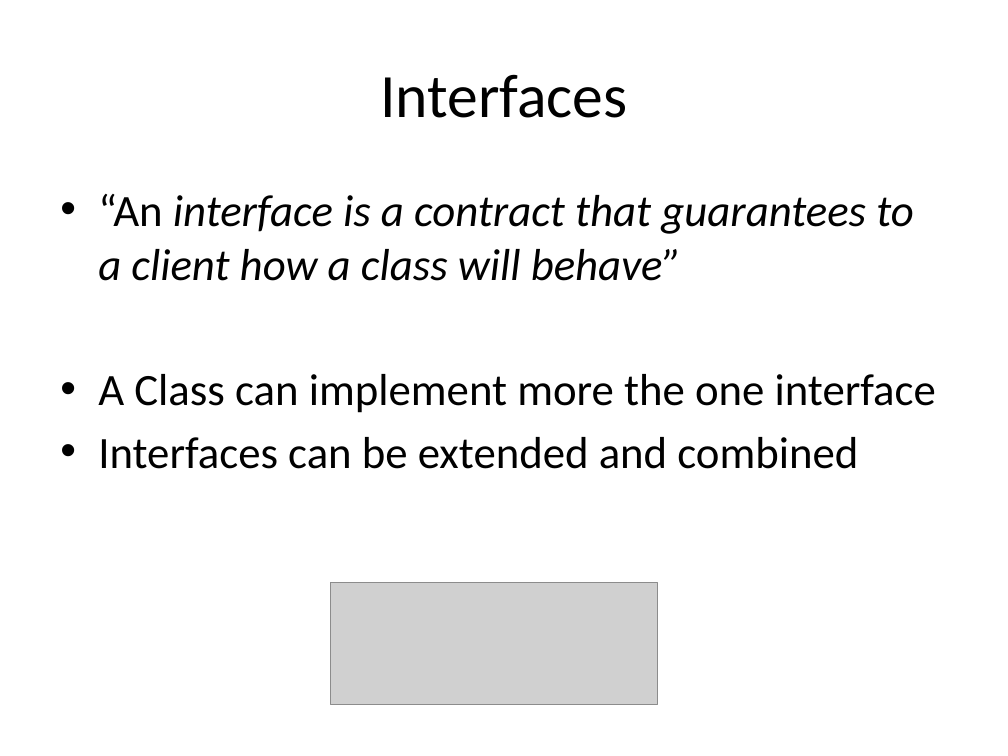
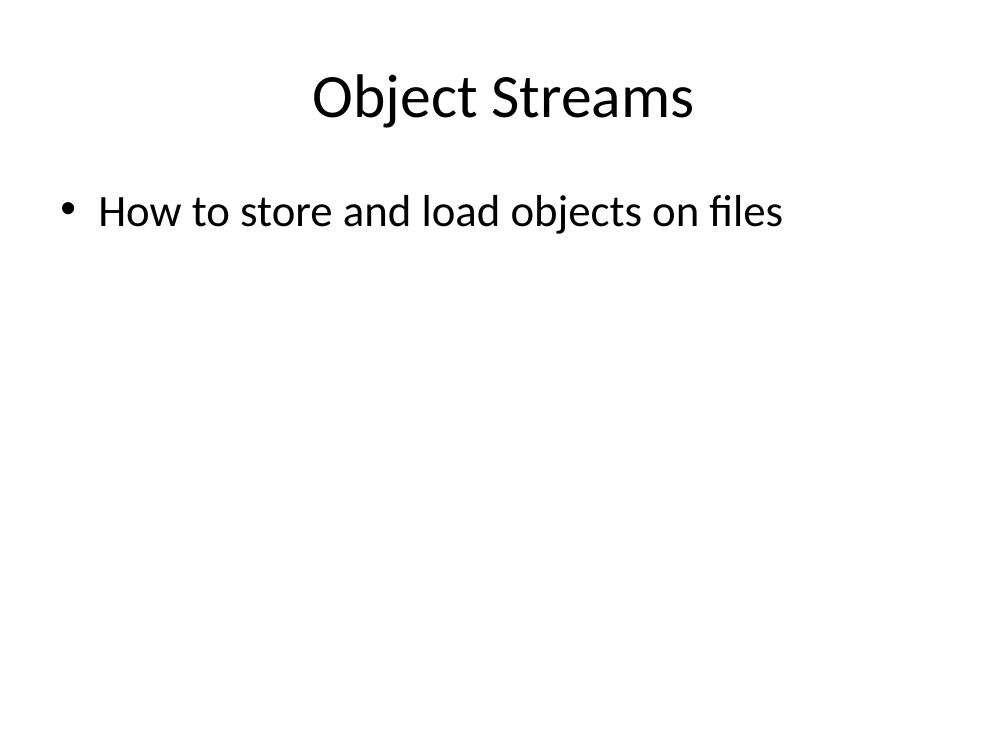
Before and after one commit to isurup/kalle-martin-group, a slide deck: slide 4 of OOPExam/04 File IO, Object Streams and Exceptions.pptx. Drawn at 1008x756 pixels with LibreOffice and Linux fonts; fonts in the diff are those of the drawing; grey boxes stand for pictures. Boxes give left, top, right and bottom in pixels: in the first picture for what was removed or moved away, otherwise in the second. Text is boxed around its words. In the diff, an @@ line names an element or a change of style, - is before the commit and + after.

```diff
--- a/OOPExam/04 File IO, Object Streams and Exceptions.pptx
+++ b/OOPExam/04 File IO, Object Streams and Exceptions.pptx
@@ title at (x1=313, y1=74, x2=695, y2=128): text changed @@
-Interfaces
+Object Streams
@@ text at (x1=98, y1=195, x2=783, y2=234): text changed @@
-• “An interface is a contract that guarantees to a client how a class will behave”
-• A Class can implement more the one interface
-• Interfaces can be extended and combined
+• How to store and load objects on files
@@ picture removed at (x1=331, y1=583, x2=658, y2=705) @@
```
Also in this commit, not shown: 2 other slides changed, 3 slides added, 3 slides removed.
